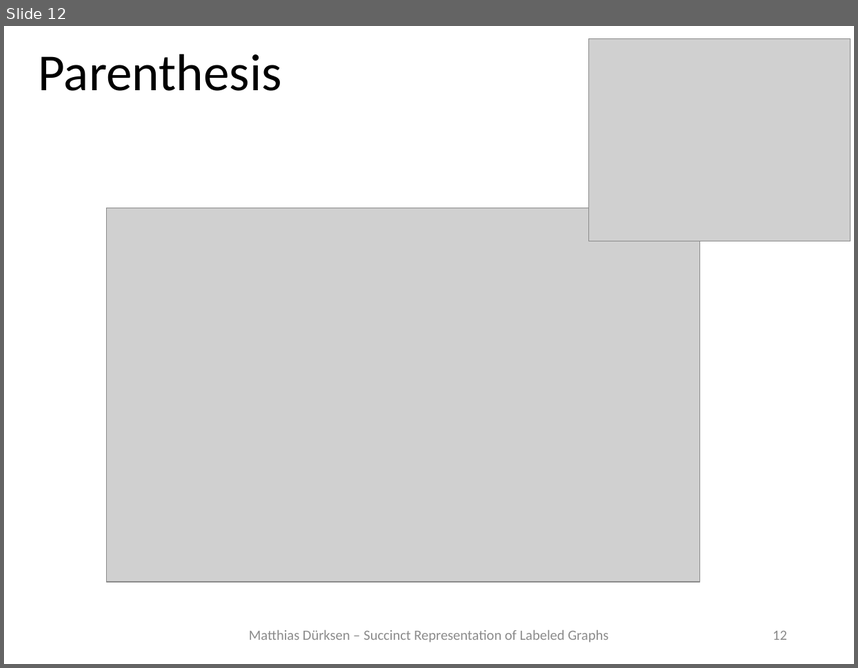
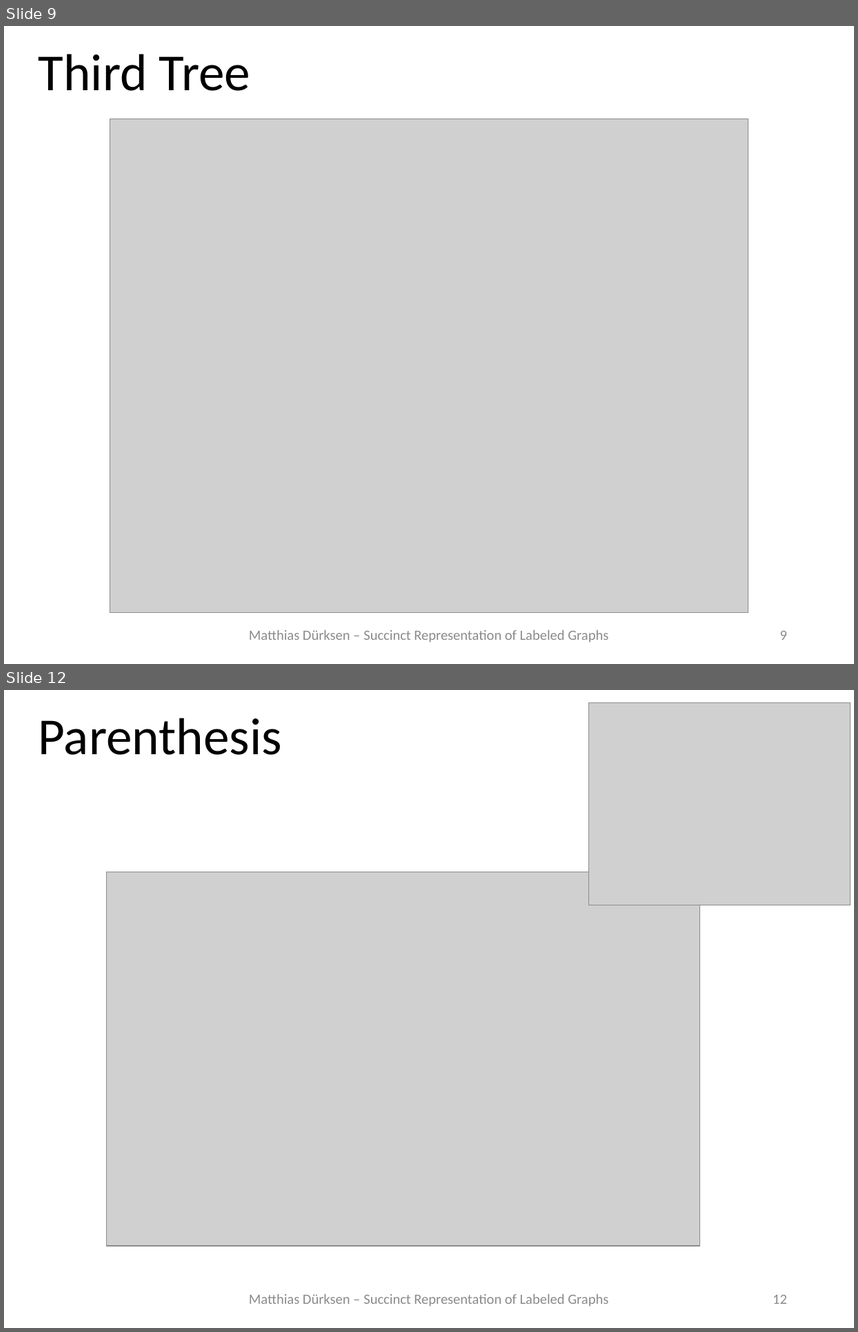
Before and after one commit to MatthiasDuerksen/Seminar_AlgCompressedGraphs, a slide deck: Talk/secondVersion/Talk_Duerksen_v2.pptx. Shown one above the other, each under a label of ours: slide 12 before the commit, slides 9 and 12 after it; the slides between them are not shown. The pictures are 858x668 and 858x1332 pixels, drawn with LibreOffice and Linux fonts; fonts in the diff are those of the drawing; grey boxes stand for pictures. Boxes give left, top, right and bottom in pixels: in the first picture for what was removed or moved away, otherwise in the second. Text is boxed around its words. In the diff, an @@ line names an element or a change of style, - is before the commit and + after.

```diff
--- a/Talk/secondVersion/Talk_Duerksen_v2.pptx
+++ b/Talk/secondVersion/Talk_Duerksen_v2.pptx
@@ slide 9 added at bbox=[4, 26, 854, 664], background #FFFFFF @@
@@ title added at bbox=[38, 54, 250, 91], 44 pt, text #000000 @@
+Third Tree
@@ picture added at bbox=[110, 118, 749, 612] @@
@@ text added at bbox=[249, 630, 608, 641], 12 pt, text #8C8C8C @@
+Matthias Dürksen – Succinct Representation of Labeled Graphs
@@ page number added at bbox=[780, 630, 787, 639], 12 pt, text #8C8C8C @@
+9
```
Also in this commit, not shown: 14 slides changed, 2 other slides added, 34 other files.
